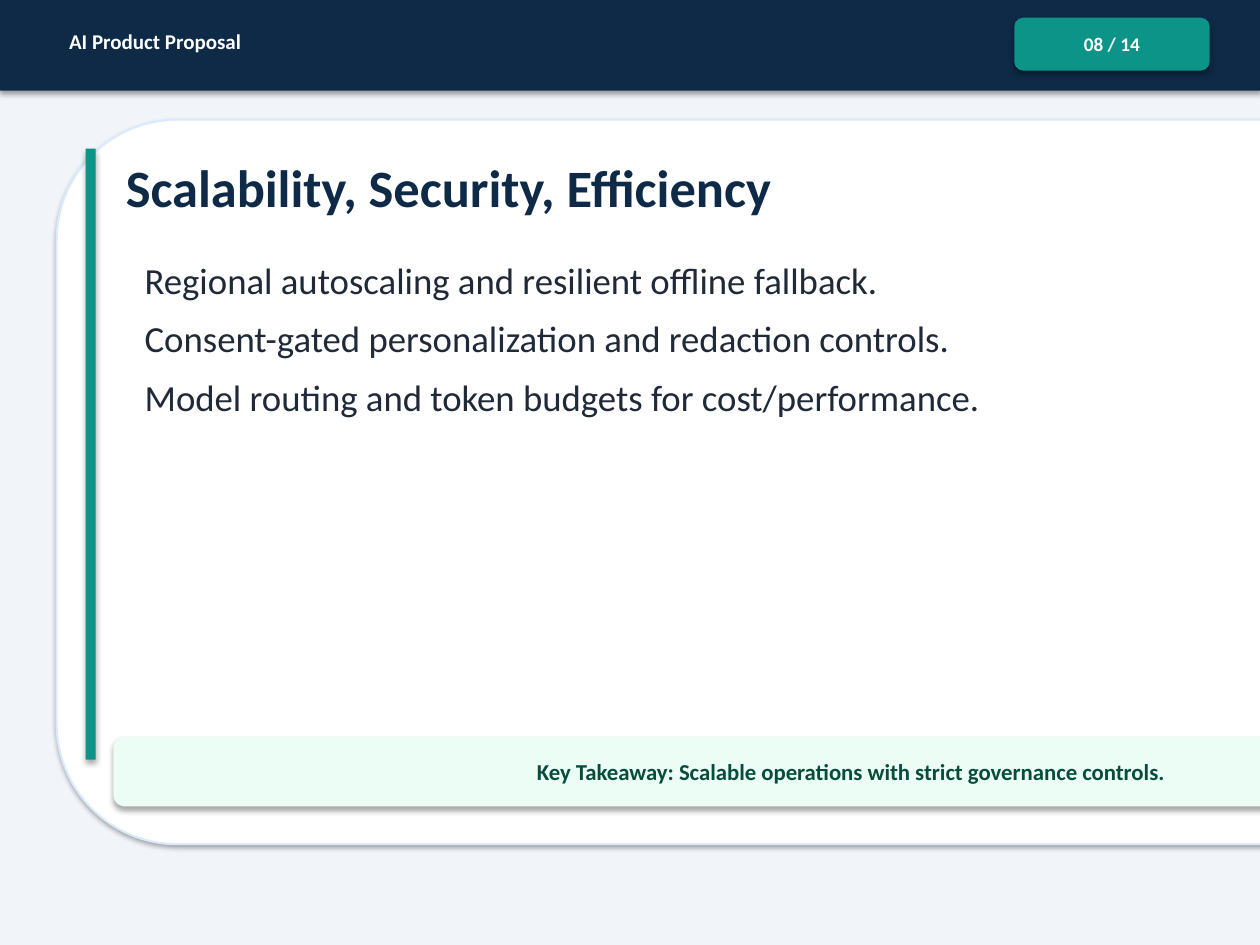
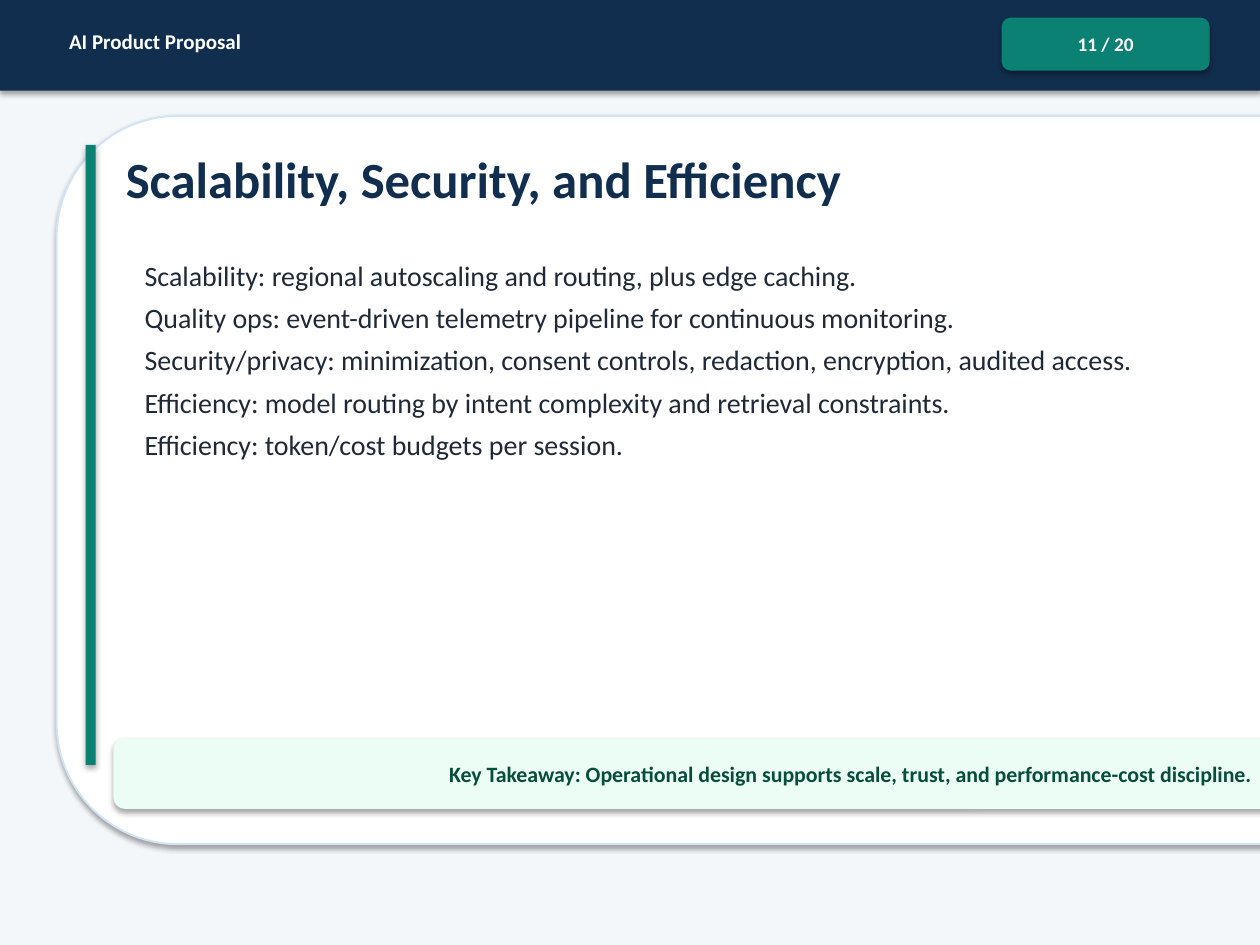
Before and after one commit to Zia-CRM-hub/AI-ProductManager, a slide deck: slide 11 of ProductManager_InnovativeBusinessSolutionWithLLM_Project/ProductManager_InnovativeBusinessSolutionWithLLM_Submission.pptx (slide 8 before the commit). Drawn at 1260x945 pixels with LibreOffice and Linux fonts; fonts in the diff are those of the drawing. Boxes give left, top, right and bottom in pixels: in the first picture for what was removed or moved away, otherwise in the second. Text is boxed around its words. In the diff, an @@ line names an element or a change of style, - is before the commit and + after.

```diff
--- a/ProductManager_InnovativeBusinessSolutionWithLLM_Project/ProductManager_InnovativeBusinessSolutionWithLLM_Submission.pptx
+++ b/ProductManager_InnovativeBusinessSolutionWithLLM_Project/ProductManager_InnovativeBusinessSolutionWithLLM_Submission.pptx
@@ rectangle at [0, 0, 1260, 945]: fill #F1F5F9 to #F4F7FA @@
@@ rectangle at [0, 0, 1260, 91]: fill #0E2A47 to #112E4E @@
@@ rounded rectangle "11 / 20" at [1002, 18, 1210, 71]: fill #0D9488 to #0B8174 @@
@@ rounded rectangle "11 / 20": place and size @@
-rounded rectangle "11 / 20" at [1014, 18, 1210, 71]
+rounded rectangle "11 / 20" at [1002, 18, 1210, 71]
@@ text in rounded rectangle at [1078, 38, 1133, 51]: text changed @@
-08 / 14
+11 / 20
@@ rounded rectangle: place and size @@
-rounded rectangle at [57, 120, 1260, 844]
+rounded rectangle at [57, 116, 1260, 844]
@@ rounded rectangle at [57, 116, 1260, 844]: outline #DBEAFE 1.2 pt to #D1E4F6 1.1 pt @@
@@ rectangle: place and size @@
-rectangle at [86, 149, 96, 760]
+rectangle at [86, 145, 96, 765]
@@ rectangle at [86, 145, 96, 765]: fill #0D9488 to #0B8174 @@
@@ text at [126, 162, 841, 206]: text changed; size 30 to 29 pt; text colour #0E2A47 to #112E4E @@
-Scalability, Security, Efficiency
+Scalability, Security, and Efficiency
@@ text at [145, 266, 1132, 460]: text changed; size 21 to 16 pt @@
-Regional autoscaling and resilient offline fallback.
-Consent-gated personalization and redaction controls.
-Model routing and token budgets for cost/performance.
+Scalability: regional autoscaling and routing, plus edge caching.
+Quality ops: event-driven telemetry pipeline for continuous monitoring.
+Security/privacy: minimization, consent controls, redaction, encryption, audited access.
+Efficiency: model routing by intent complexity and retrieval constraints.
+Efficiency: token/cost budgets per session.
@@ text in rounded rectangle at [449, 766, 1251, 786]: text changed; size 13 to 12.5 pt @@
-Key Takeaway: Scalable operations with strict governance controls.
+Key Takeaway: Operational design supports scale, trust, and performance-cost discipline.
```
Also in this commit, not shown: 12 other slides changed, 7 slides added, 1 slide removed.
